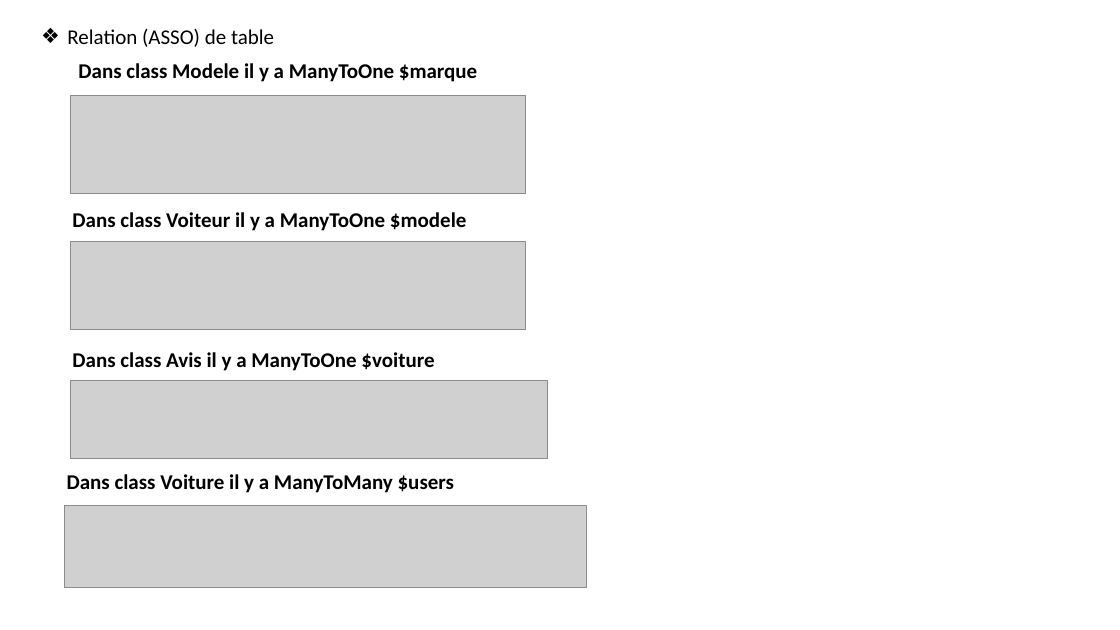
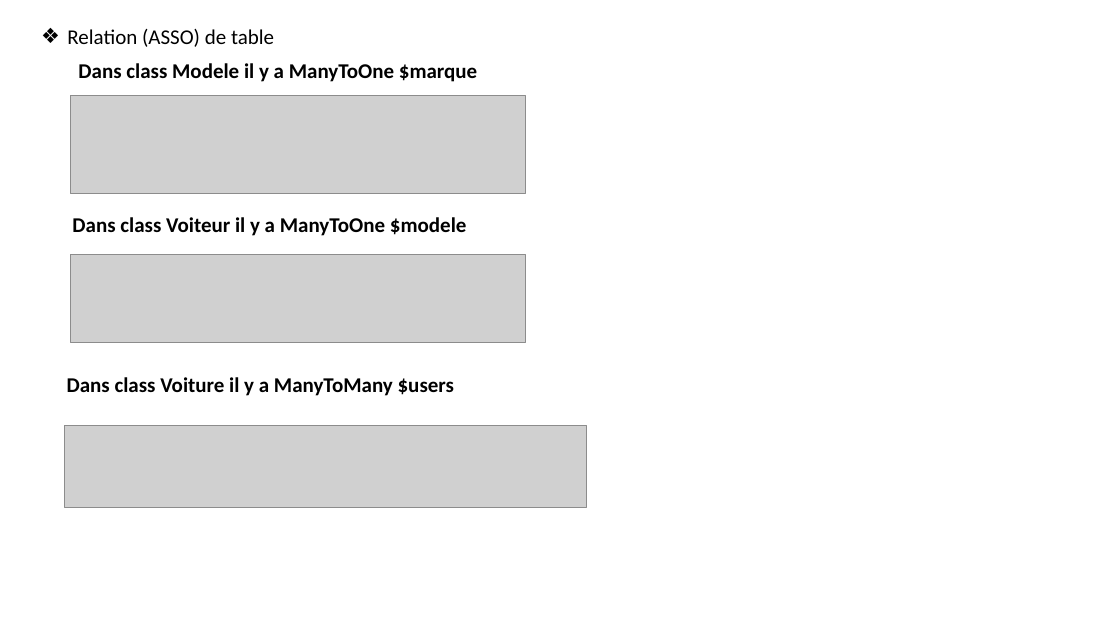
Before and after one commit to Tablieh/my_project_final, a slide deck: slide 11 of Mon PROJET APPLICATION WEB.pptx. Drawn at 1120x630 pixels with LibreOffice and Linux fonts; fonts in the diff are those of the drawing; grey boxes stand for pictures; background and template pictures are left out. Boxes give left, top, right and bottom in pixels: in the first picture for what was removed or moved away, otherwise in the second. Text is boxed around its words. In the diff, an @@ line names an element or a change of style, - is before the commit and + after.

```diff
--- a/Mon PROJET APPLICATION WEB.pptx
+++ b/Mon PROJET APPLICATION WEB.pptx
@@ text "Dans class Voiteur il y ...": place and size @@
-text "Dans class Voiteur il y ..." at bbox=[72, 212, 466, 231]
+text "Dans class Voiteur il y ..." at bbox=[72, 217, 466, 236]
@@ picture: place and size @@
-picture at bbox=[71, 242, 526, 329]
+picture at bbox=[71, 255, 526, 342]
@@ text removed at bbox=[72, 352, 434, 371] @@
-Dans class Avis il y a ManyToOne $voiture
@@ text "Dans class Voiture il y ...": place and size @@
-text "Dans class Voiture il y ..." at bbox=[67, 474, 454, 493]
+text "Dans class Voiture il y ..." at bbox=[67, 377, 454, 396]
@@ picture removed at bbox=[71, 381, 549, 458] @@
@@ picture: place and size @@
-picture at bbox=[65, 506, 587, 588]
+picture at bbox=[65, 425, 587, 507]
```
Also in this commit, not shown: 10 other slides changed, 3 slides added, 2 slides removed, 4 other files.
